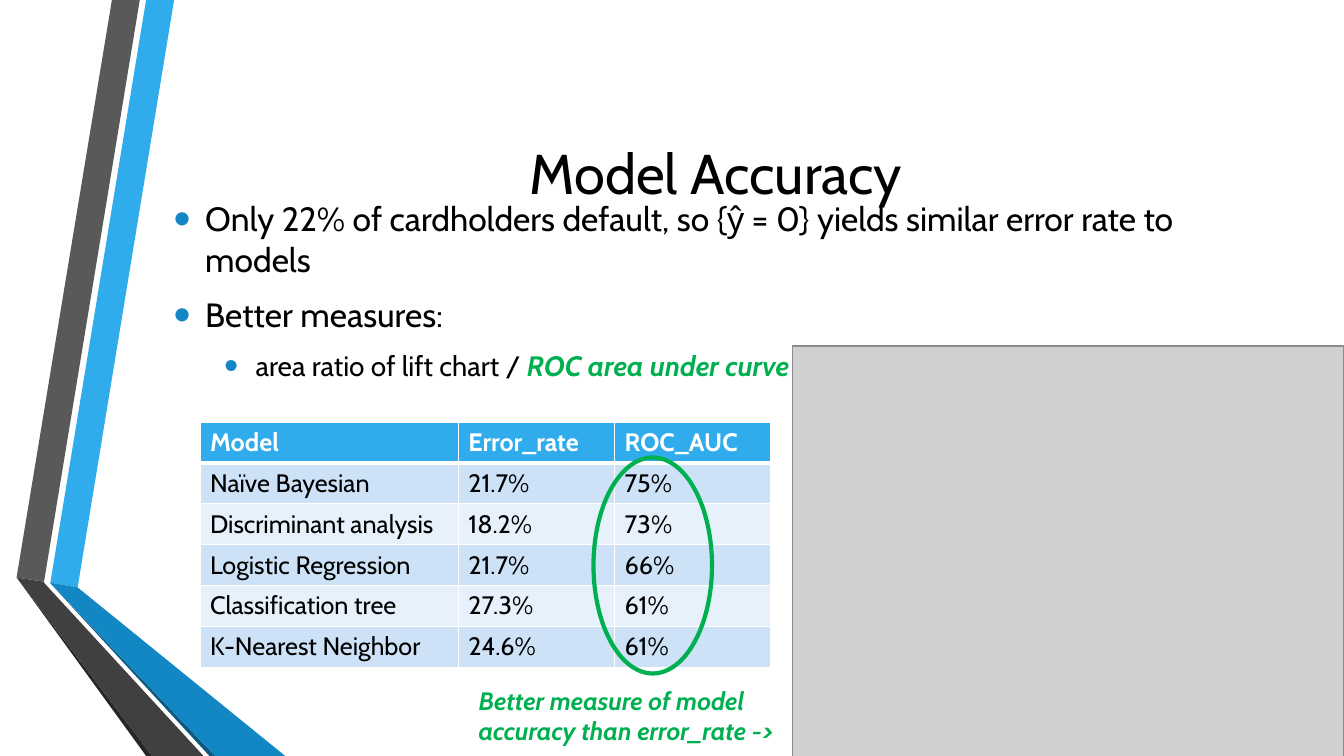
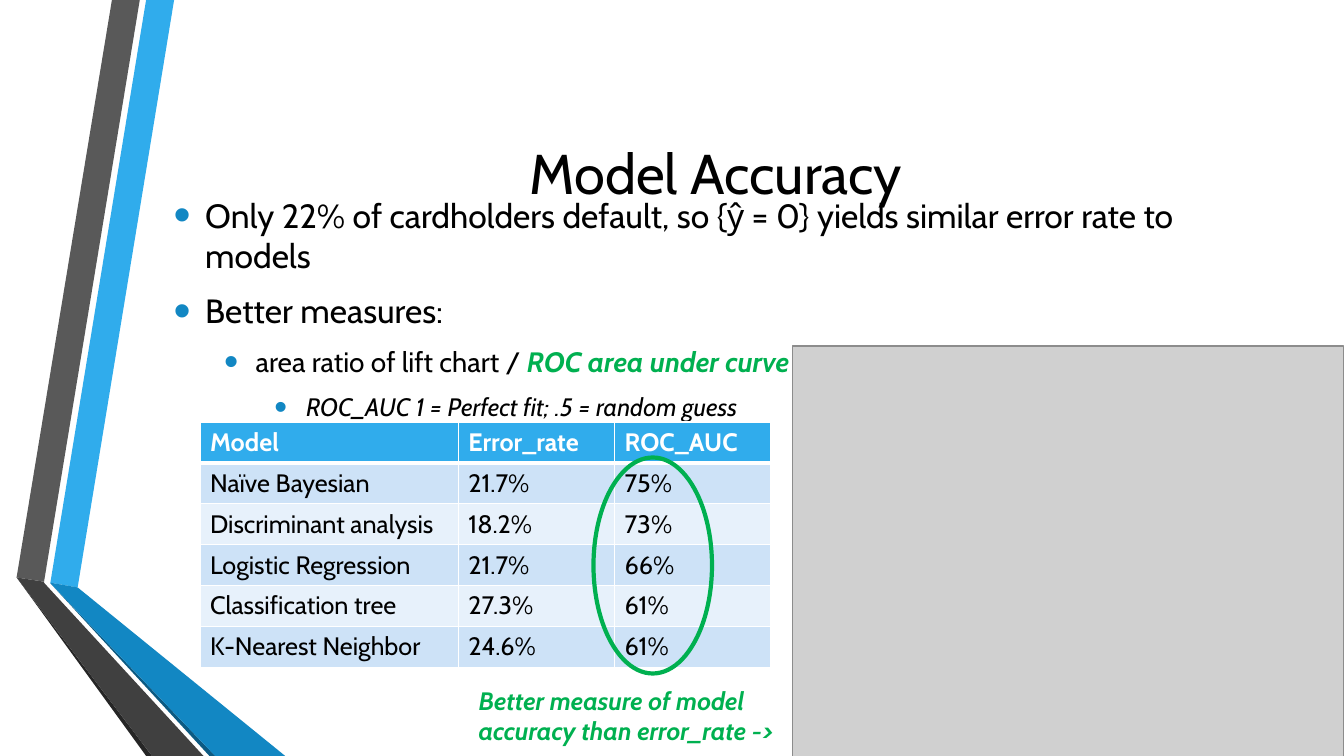
Before and after one commit to jb08/credit_card_default_ML, a slide deck: slide 8 of Predicting_Credit_Card_defaults.pptx. Drawn at 1344x756 pixels with LibreOffice and Linux fonts; fonts in the diff are those of the drawing; grey boxes stand for pictures; background and template pictures are left out. Boxes give left, top, right and bottom in pixels: in the first picture for what was removed or moved away, otherwise in the second. Text is boxed around its words. In the diff, an @@ line names an element or a change of style, - is before the commit and + after.

```diff
--- a/Predicting_Credit_Card_defaults.pptx
+++ b/Predicting_Credit_Card_defaults.pptx
@@ text at [306, 397, 737, 421]: paragraph added @@
+    • ROC_AUC 1 = Perfect fit; .5 = random guess
```
Also in this commit, not shown: 2 other slides changed.
